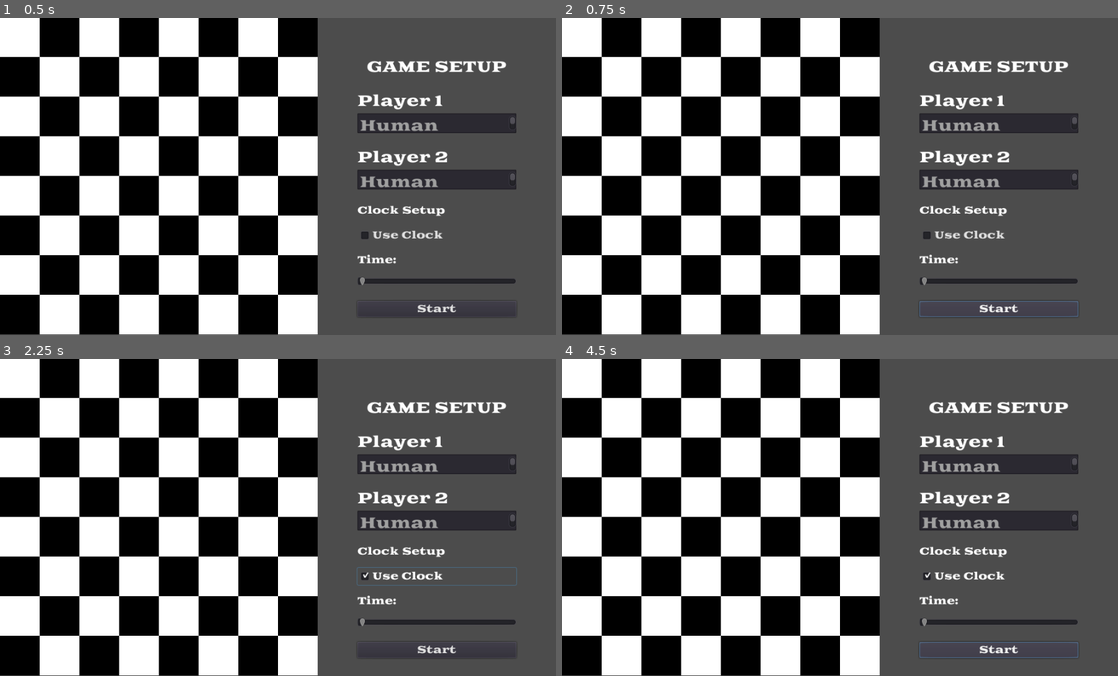
Above: before the commit, frames 1-4 (two rows, left to right).
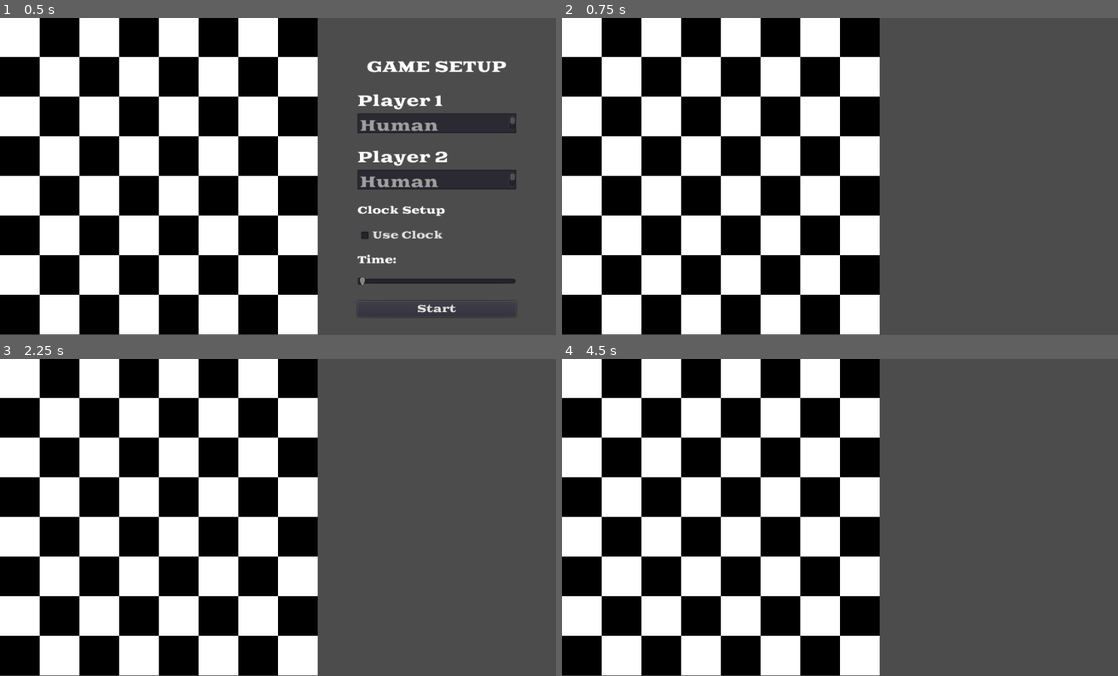
Above: after the commit, the same moments.

Repository: danielxf007/KMCheckers
Game: Godot game, scene res://Main.tscn
Two runs of this game, one before a commit and one after it. Both use one fixed random seed, a clock stepped at 60 frames per second and the inputs below.
Inputs (mouse positions are in pixels of both pictures, inside the frame that each line leads up to):
- Up to frame 1 (0.5 s): no input
- Up to frame 2 (0.75 s): click "Start" at 0.5 s
- Up to frame 3 (2.25 s): click (439, 650) at 1.25 s, where only the run before the commit has a clickable "Start"; click (439, 577) at 2 s, where only the run before the commit has a clickable "Use Clock"
- Up to frame 4 (4.5 s): click (1001, 577) at 2.75 s, where only the run before the commit has a clickable "Use Clock"; click (1001, 577) at 3.5 s, where only the run before the commit has a clickable "Use Clock"; click (1001, 650) at 4.25 s, where only the run before the commit has a clickable "Start"

Frame 1 is identical in both runs. In frame 2, 5.8% of the frame differs, in the area x 64-93%, y 13-95%; in frame 3, 5.9%; in frame 4, 5.8%.

Commit message:
logic of the gameplay UI

Diff:
--- a/scripts/game_setup_ui.gd
+++ b/scripts/game_setup_ui.gd
@@ -35,3 +35,4 @@
 
 func _on_StartGame_button_down() -> void:
 	self.emit_signal("game_started", self.game_setup_data)
+	self.hide()
